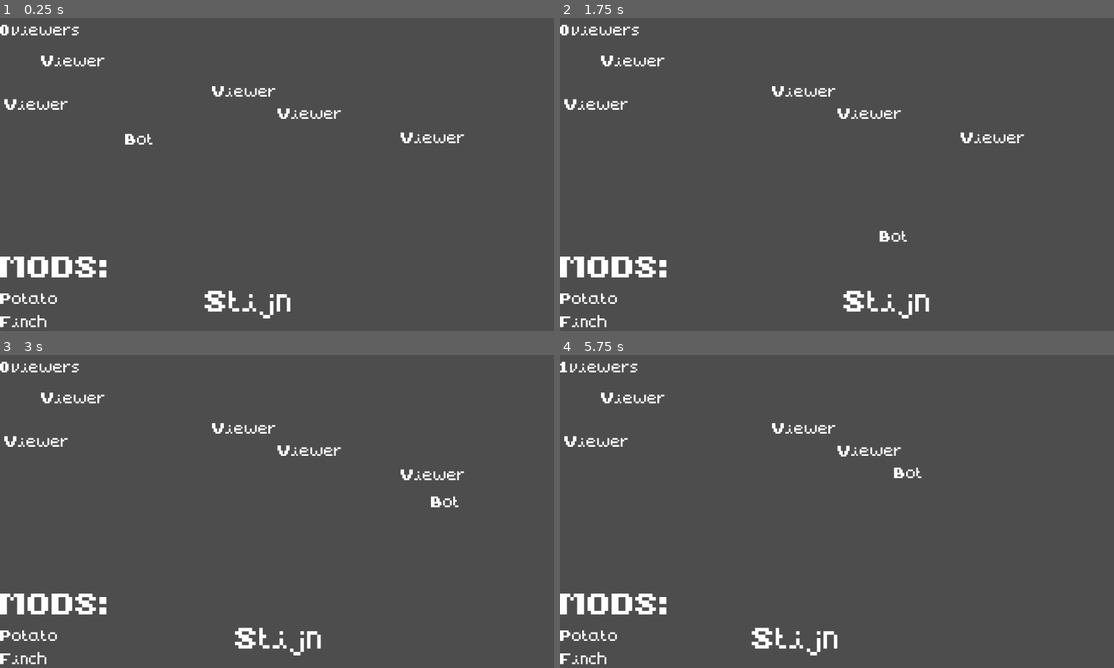
Above: before the commit, frames 1-4 (two rows, left to right).
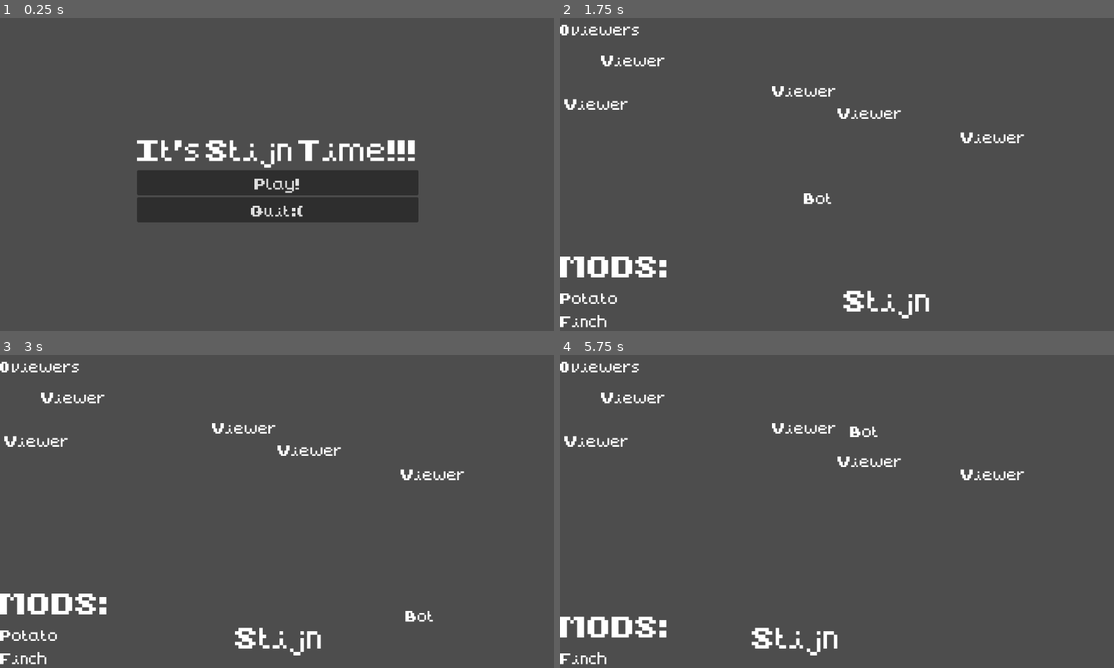
Above: after the commit, the same moments.

Repository: elliott005/ItsStijnTime
Game: Godot game, scene res://scenes/main_menu.tscn
The game is run twice, just before and just after one commit, with the same random seed, the same clock (stepped at 60 frames per second) and the same inputs. Before the commit the project starts from res://scenes/level.tscn.
Inputs (mouse positions are in pixels of both pictures, inside the frame that each line leads up to):
- Up to frame 1 (0.25 s): no input
- Up to frame 2 (1.75 s): click (837, 183) at 0.5 s, where only the run after the commit has a clickable "Play!"; hold D (move_right) from 1.28 s (still down)
- Up to frame 3 (3 s): release D (move_right) at 2.03 s; hold A (move_left) 2.03-2.78 s; hold D (move_right) from 2.78 s (still down)
- Up to frame 4 (5.75 s): release D (move_right) at 4.28 s; hold A (move_left) from 4.28 s (still down)

The runs differ from the first frame. In frame 1, 12% of the frame differs, in the area x 0-84%, y 2-99%; in frame 2, 0.2%; in frame 3, 0.2%; in frame 4, 2.7%.

Commit message:
added main menu + viewer catch animation + updated readme

Diff:
--- a/project.godot
+++ b/project.godot
@@ -11,7 +11,7 @@
 [application]
 
 config/name="Stijn"
-run/main_scene="res://scenes/level.tscn"
+run/main_scene="res://scenes/main_menu.tscn"
 config/features=PackedStringArray("4.3", "GL Compatibility")
 config/icon="res://icon.svg"
 
--- a/resources/default_theme.tres
+++ b/resources/default_theme.tres
@@ -3,6 +3,7 @@
 [ext_resource type="FontFile" uid="uid://dy3phm2p86qen" path="res://assets/NormalFont.ttf" id="1_0jvi7"]
 
 [resource]
+Button/font_sizes/font_size = 32
 Button/fonts/font = ExtResource("1_0jvi7")
 Label/font_sizes/font_size = 32
 Label/fonts/font = ExtResource("1_0jvi7")
--- a/scenes/level.tscn
+++ b/scenes/level.tscn
@@ -53,6 +53,12 @@
 layout_mode = 2
 theme_override_font_sizes/font_size = 100
 text = "You  Won!!!"
+horizontal_alignment = 1
+
+[node name="ScoreLabel" type="Label" parent="CanvasLayer/WonContainer/VBoxContainer"]
+unique_name_in_owner = true
+layout_mode = 2
+horizontal_alignment = 1
 
 [node name="TryAgainButton" type="Button" parent="CanvasLayer/WonContainer/VBoxContainer"]
 layout_mode = 2
@@ -62,7 +68,7 @@
 [node name="QuitButton" type="Button" parent="CanvasLayer/WonContainer/VBoxContainer"]
 layout_mode = 2
 theme_override_font_sizes/font_size = 64
-text = "Quit"
+text = "Main Menu"
 
 [node name="LostContainer" type="CenterContainer" parent="CanvasLayer"]
 unique_name_in_owner = true
@@ -90,7 +96,7 @@
 [node name="QuitButton" type="Button" parent="CanvasLayer/LostContainer/VBoxContainer"]
 layout_mode = 2
 theme_override_font_sizes/font_size = 64
-text = "Quit"
+text = "Main Menu"
 
 [node name="ViewerContainer" type="CenterContainer" parent="CanvasLayer"]
 offset_right = 40.0
--- /dev/null
+++ b/scenes/main_menu.tscn
@@ -0,0 +1,32 @@
+[gd_scene load_steps=2 format=3 uid="uid://cuvbpfpf2qmmj"]
+
+[ext_resource type="Script" path="res://scripts/main_menu.gd" id="1_i526n"]
+
+[node name="MainMenu" type="CanvasLayer"]
+script = ExtResource("1_i526n")
+
+[node name="CenterContainer" type="CenterContainer" parent="."]
+anchors_preset = 15
+anchor_right = 1.0
+anchor_bottom = 1.0
+grow_horizontal = 2
+grow_vertical = 2
+
+[node name="VBoxContainer" type="VBoxContainer" parent="CenterContainer"]
+layout_mode = 2
+
+[node name="Label" type="Label" parent="CenterContainer/VBoxContainer"]
+layout_mode = 2
+theme_override_font_sizes/font_size = 64
+text = "It's Stijn Time!!!"
+
+[node name="PlayButton" type="Button" parent="CenterContainer/VBoxContainer"]
+layout_mode = 2
+text = "Play!"
+
+[node name="QuitButton" type="Button" parent="CenterContainer/VBoxContainer"]
+layout_mode = 2
+text = "Quit :("
+
+[connection signal="pressed" from="CenterContainer/VBoxContainer/PlayButton" to="." method="_on_play_button_pressed"]
+[connection signal="pressed" from="CenterContainer/VBoxContainer/QuitButton" to="." method="_on_quit_button_pressed"]
--- a/scripts/level.gd
+++ b/scripts/level.gd
@@ -6,6 +6,7 @@
 @onready var paddle = $Paddle
 @onready var viewer_count_label = %ViewerCountLabel
 @onready var won_container = $CanvasLayer/WonContainer
+@onready var score_label = %ScoreLabel
 
 signal took_hit
 
@@ -19,6 +20,7 @@
 var viewer_scene = preload("res://scenes/viewer.tscn")
 
 var mod_death_time = 0.7
+var viewer_collect_time = 0.5
 
 func _ready():
 	viewer_count_label.text = "0 viewers"
@@ -42,11 +44,22 @@
 		get_tree().quit()
 	for viewer in viewers.get_children():
 		if Rect2(paddle.position, Vector2(paddle.width, paddle.height)).intersects(Rect2(viewer.position, Vector2(viewer.width, viewer.height))):
-			viewer.queue_free()
 			viewer_count += 1
 			viewer_count_label.text = str(viewer_count) + " viewers"
+			var viewer_label = Label.new()
+			viewer_label.text = "viewer"
+			viewer_label.position = viewer.position
+			add_child(viewer_label)
+			var tween = get_tree().create_tween()
+			tween.set_parallel()
+			tween.tween_property(viewer_label, "position", Vector2(0, 0), viewer_collect_time)
+			tween.tween_property(viewer_label, "rotation", 2 * PI, viewer_collect_time)
+			tween.tween_property(viewer_label, "scale", Vector2.ONE * 0.1, viewer_collect_time)
+			tween.tween_callback(viewer_label.queue_free).set_delay(viewer_collect_time)
+			viewer.queue_free()
 	if not viewers.get_child_count():
 		get_tree().paused = true
+		score_label.text = "Score: " + str(viewer_count)
 		won_container.show()
 
 func _on_took_hit():
@@ -75,4 +88,5 @@
 
 
 func _on_quit_button_pressed():
-	get_tree().quit()
+	get_tree().paused = false
+	get_tree().change_scene_to_file("res://scenes/main_menu.tscn")
--- /dev/null
+++ b/scripts/main_menu.gd
@@ -0,0 +1,11 @@
+extends CanvasLayer
+
+var game_scene = preload("res://scenes/level.tscn")
+
+
+func _on_play_button_pressed():
+	get_tree().change_scene_to_packed(game_scene)
+
+
+func _on_quit_button_pressed():
+	get_tree().quit()
Not shown, changed: README.md
Not shown, changed: web/index.html
Not shown, changed: web/index.pck
